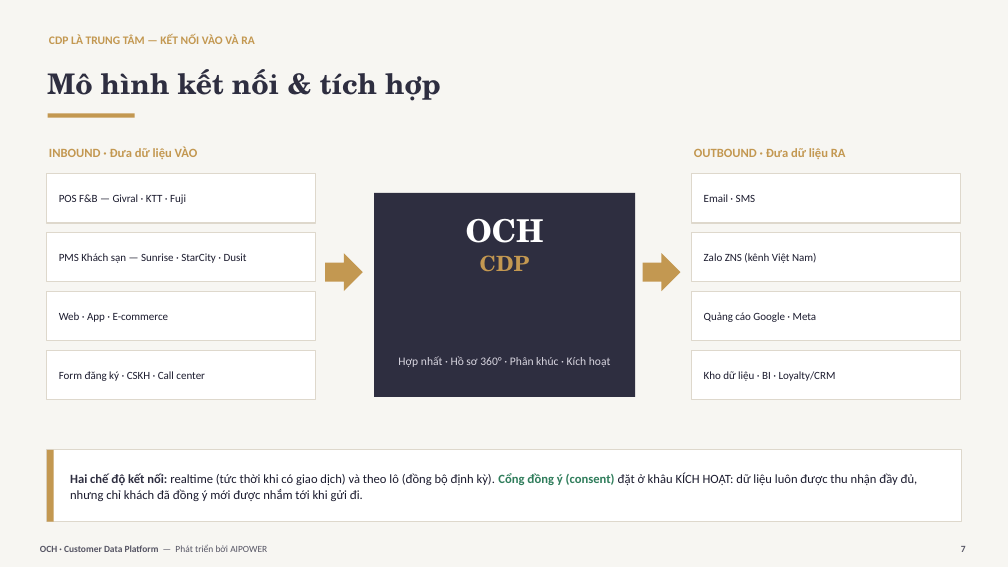
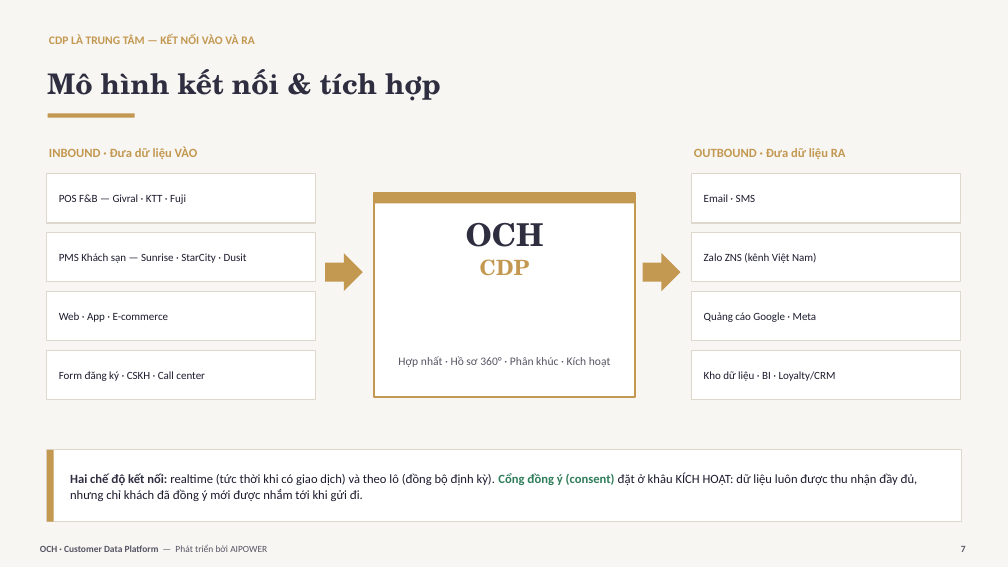
Before and after one commit to trungtm78/AICDP, a slide deck: slide 7 of docs/OCH-CDP-Gioi-thieu.pptx. Drawn at 1008x567 pixels with LibreOffice and Linux fonts; fonts in the diff are those of the drawing. Boxes give left, top, right and bottom in pixels: in the first picture for what was removed or moved away, otherwise in the second. Text is boxed around its words. In the diff, an @@ line names an element or a change of style, - is before the commit and + after.

```diff
--- a/docs/OCH-CDP-Gioi-thieu.pptx
+++ b/docs/OCH-CDP-Gioi-thieu.pptx
@@ rectangle at [374, 193, 635, 397]: fill #2E2E40 to #FFFFFF; outline none to #C39851 1.75 pt @@
@@ rectangle added at [374, 193, 635, 203], fill #C39851 @@
@@ text at [466, 223, 544, 247]: text colour #FFFFFF to #2E2E40 in "OCH" @@
@@ text "Hợp nhất · Hồ sơ ..." at [398, 356, 610, 367]: text colour #D8D6E0 to #565564 @@
```
Also in this commit, not shown: 32 other slides changed, 13 slides added, 21 slides removed.
